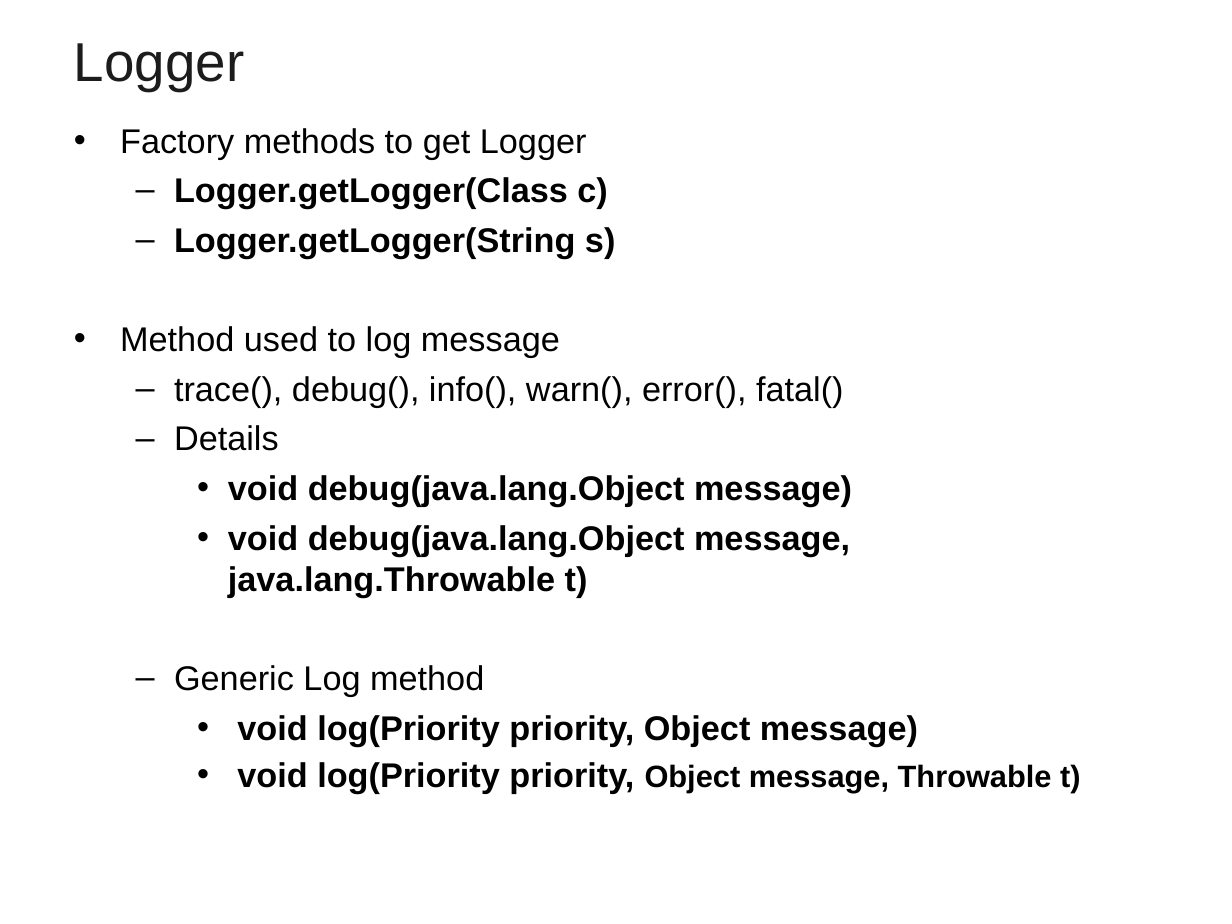
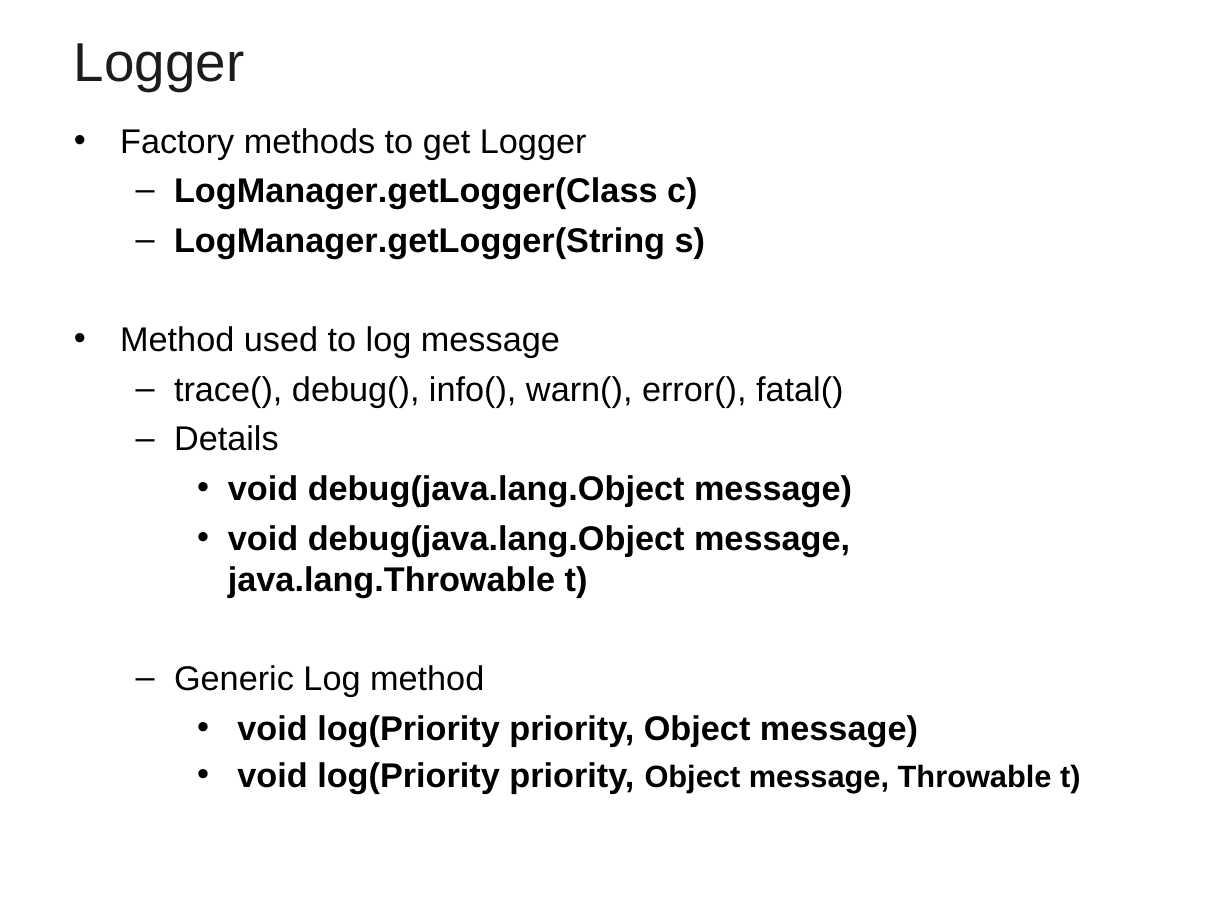
Before and after one commit to vatsank/freshers_sep_2022, a slide deck: slide 29 of Log4j.ppt (slide 27 before the commit). Drawn at 1232x924 pixels with LibreOffice and Linux fonts; fonts in the diff are those of the drawing; background and template pictures are left out. Boxes give left, top, right and bottom in pixels: in the first picture for what was removed or moved away, otherwise in the second. Text is boxed around its words. In the diff, an @@ line names an element or a change of style, - is before the commit and + after.

```diff
--- a/Log4j.ppt
+++ b/Log4j.ppt
@@ text at bbox=[174, 177, 705, 259]: text changed @@
-  – Logger.getLogger(Class c)
-  – Logger.getLogger(String s)
+  – LogManager.getLogger(Class c)
+  – LogManager.getLogger(String s)
```
Also in this commit, not shown: 6 other slides changed, 5 slides added, 2 slides removed.
